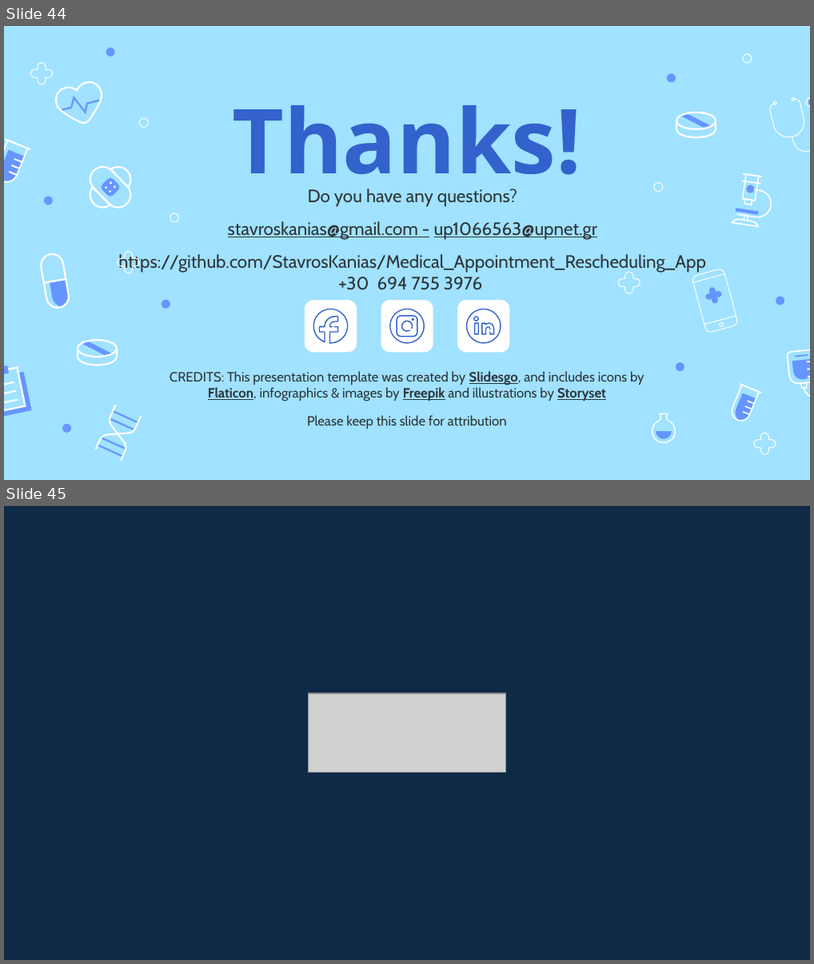
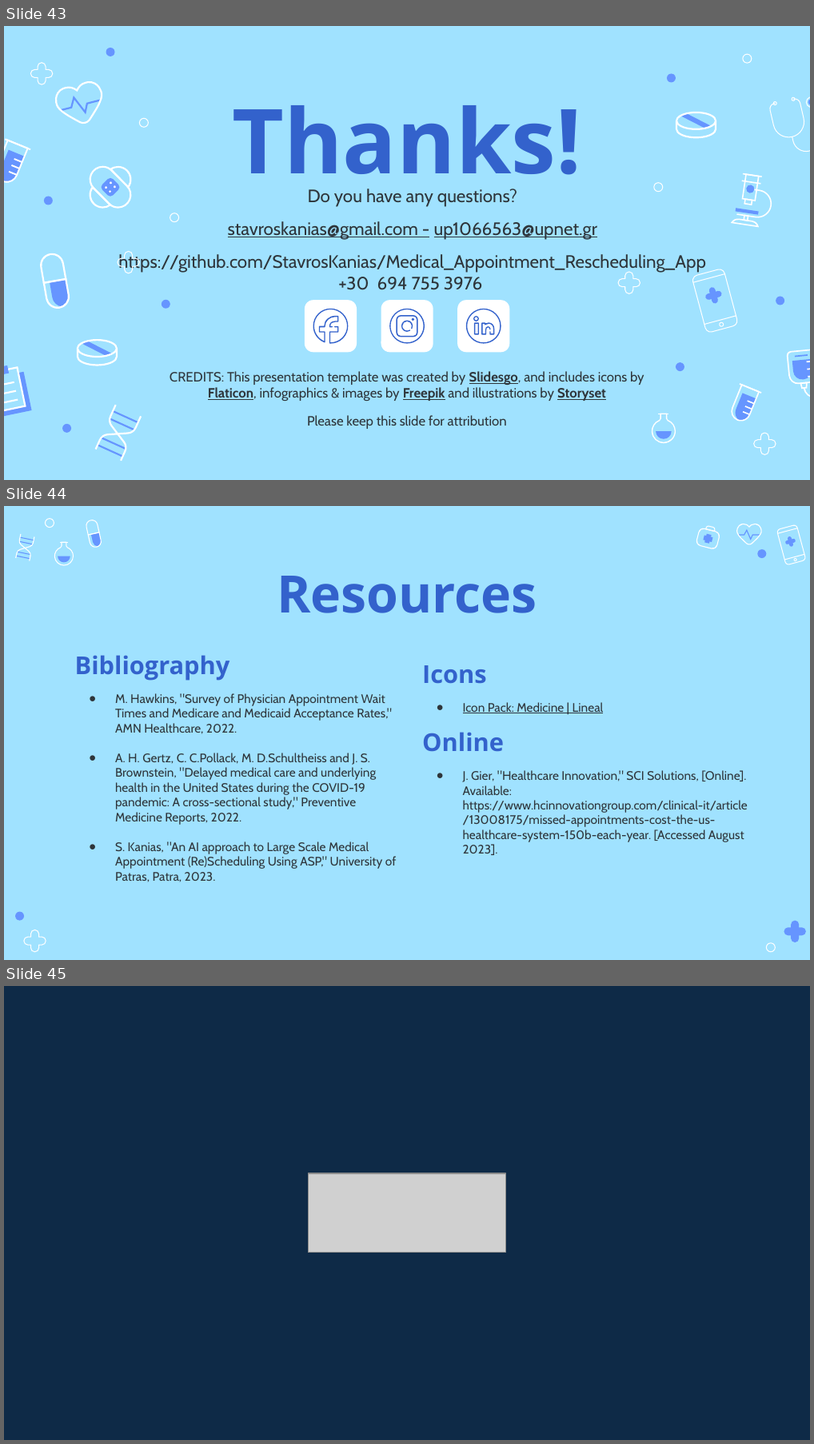
Before and after one commit to StavrosKanias/Medical_Appointment_Rescheduling_App, a slide deck: ENIGMA 2023/Presentation.pptx. Shown one above the other, each under a label of ours: slides 44 and 45 before the commit, slides 43, 44 and 45 after it. The pictures are 814x964 and 814x1444 pixels, drawn with LibreOffice and Linux fonts; fonts in the diff are those of the drawing; grey boxes stand for pictures. Boxes give left, top, right and bottom in pixels: in the first picture for what was removed or moved away, otherwise in the second. Text is boxed around its words. In the diff, an @@ line names an element or a change of style, - is before the commit and + after.

```diff
--- a/ENIGMA 2023/Presentation.pptx
+++ b/ENIGMA 2023/Presentation.pptx
@@ slide 44 added at [4, 506, 810, 960], background #A0E2FF @@
@@ ellipse added at [45, 519, 54, 528], outline #FFFFFF 0.75 pt @@
@@ freeform shape added at [85, 519, 100, 536], fill #FFFFFF @@
@@ group added at [695, 525, 722, 550]: 4 freeform shapes @@
@@ freeform shape added at [737, 524, 762, 544], fill #FFFFFF @@
@@ freeform shape added at [738, 529, 761, 540], fill #6695FF @@
@@ group added at [15, 534, 34, 560]: 6 freeform shapes @@
@@ freeform shape added at [54, 541, 74, 566], fill #FFFFFF @@
@@ freeform shape added at [60, 541, 68, 542], fill #FFFFFF @@
@@ freeform shape added at [88, 532, 103, 548], fill #FFFFFF @@
@@ freeform shape added at [91, 532, 102, 548], fill #6695FF @@
@@ ellipse added at [758, 549, 767, 559], fill #6695FF @@
@@ freeform shape added at [58, 556, 71, 563], fill #6695FF @@
@@ title added at [277, 576, 538, 613], 46 pt, text #3362CC, bold @@
+Resources
@@ group added at [777, 524, 806, 564]: 2 lines, 1 freeform shape, 1 rounded rectangle, 1 ellipse @@
@@ text added at [75, 655, 397, 881], 11 pt, text #2E353A @@
+Bibliography
+● M. Hawkins, "Survey of Physician Appointment Wait Times and Medicare and Medicaid Acceptance Rates," AMN Healthcare, 2022.
+● A. H. Gertz, C. C.Pollack, M. D.Schultheiss and J. S. Brownstein, "Delayed medical care and underlying health in the United States during the COVID-19 pandemic: A cross-sectional study," Preventive Medicine Reports, 2022.
+● S. Kanias, "An AI approach to Large Scale Medical Appointment (Re)Scheduling Using ASP," University of Patras, Patra, 2023.
@@ text added at [422, 665, 604, 713], 11 pt, text #2E353A, underline @@
+Icons
+● Icon Pack: Medicine | Lineal
@@ text added at [422, 732, 748, 855], 11 pt, text #2E353A @@
+Online
+● J. Gier, "Healthcare Innovation," SCI Solutions, [Online]. Available: https://www.hcinnovationgroup.com/clinical-it/article/13008175/missed-appointments-cost-the-us-healthcare-system-150b-each-year. [Accessed August 2023].
@@ ellipse added at [15, 912, 24, 920], fill #6695FF @@
@@ freeform shape added at [24, 929, 46, 951], outline #FFFFFF 0.75 pt @@
@@ freeform shape added at [785, 920, 806, 942], fill #6695FF @@
@@ ellipse added at [767, 943, 776, 952], outline #FFFFFF 0.75 pt @@
@@ what was slide 44 is now slide 43 @@
```
Also in this commit, not shown: 5 slides changed, 1 slide removed, 7 other files.
